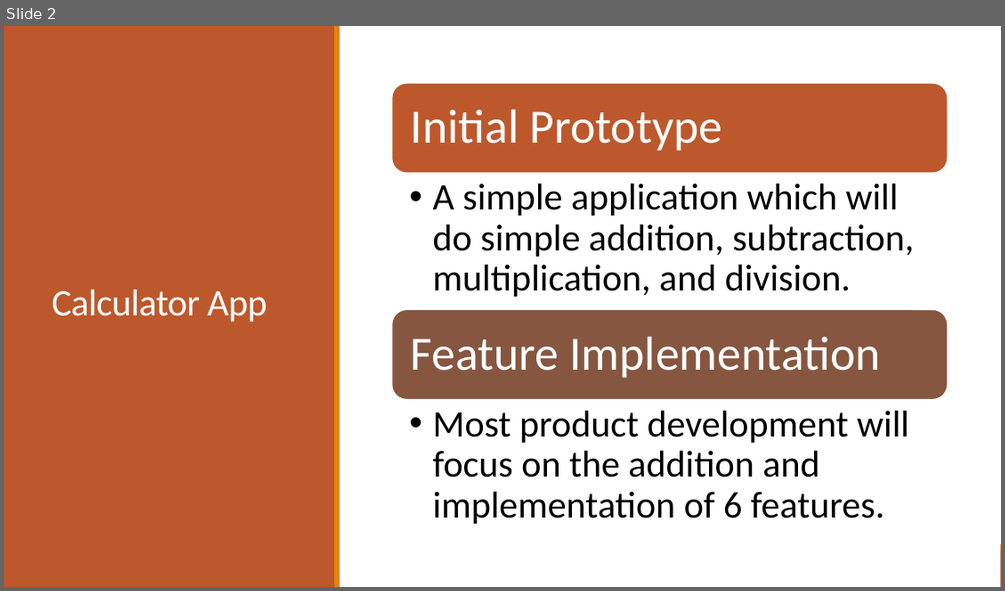
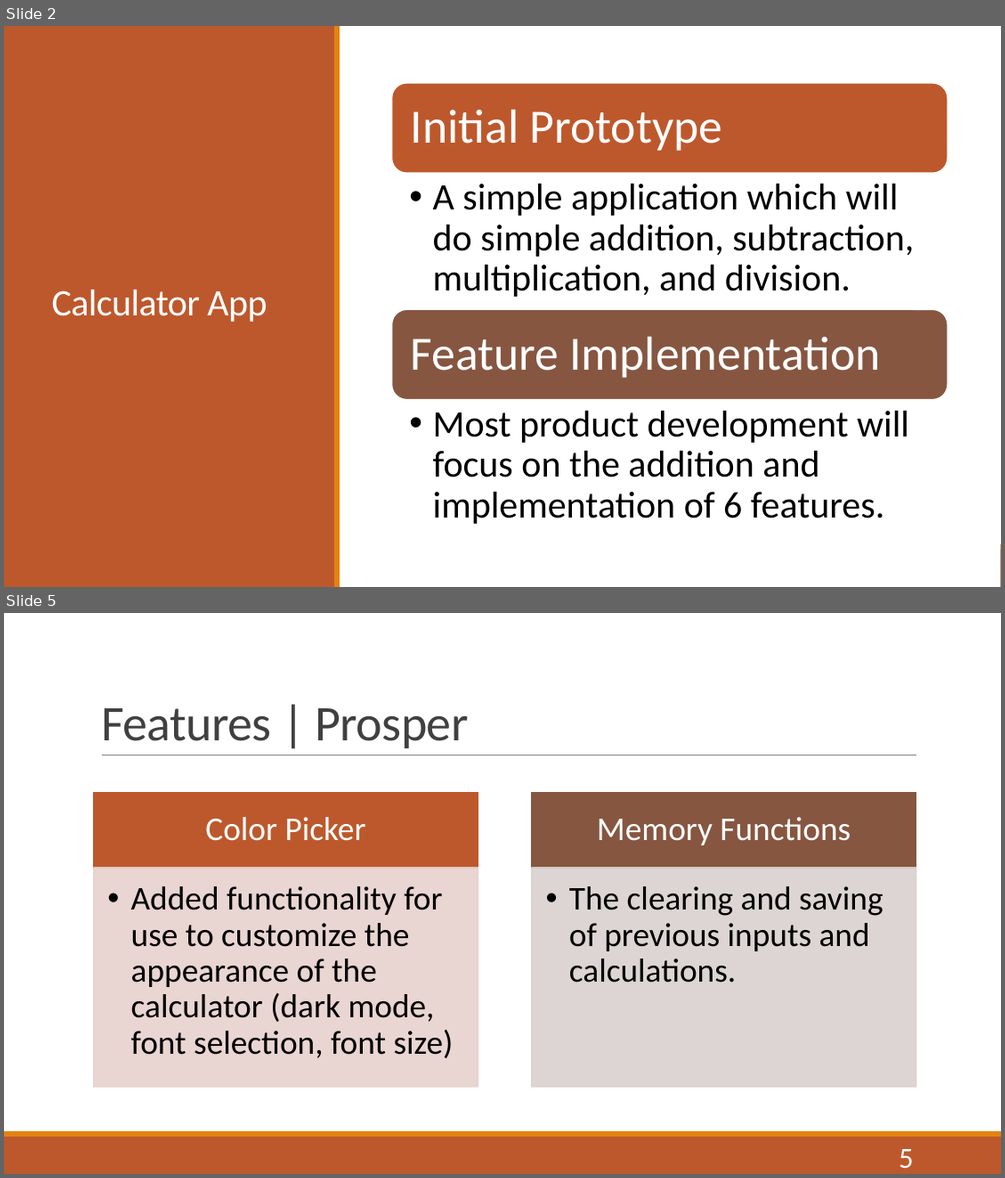
Before and after one commit to jibunorp2/ASE456-Group-Project, a slide deck: docs/presentation/PowerRangers_presentation1.pptx. Shown one above the other, each under a label of ours: slide 2 before the commit, slides 2 and 5 after it; the slides between them are not shown. The pictures are 1005x591 and 1005x1178 pixels, drawn with LibreOffice and Linux fonts; fonts in the diff are those of the drawing. Boxes give left, top, right and bottom in pixels: in the first picture for what was removed or moved away, otherwise in the second. Text is boxed around its words. In the diff, an @@ line names an element or a change of style, - is before the commit and + after.

```diff
--- a/docs/presentation/PowerRangers_presentation1.pptx
+++ b/docs/presentation/PowerRangers_presentation1.pptx
@@ slide 5 added at bbox=[4, 613, 1001, 1174], background #FFFFFF; not listed: 2 template elements that a slide beside it also shows @@
@@ title added at bbox=[101, 708, 469, 748], 48 pt, text #404040 @@
+Features | Prosper
@@ line added from (102, 755) to (917, 755), #808080 0.5 pt @@
@@ group added at bbox=[94, 793, 916, 1086]: 4 rectangles, 4 texts @@
+Color Picker
+  • Added functionality for use to customize the appearance of the calculator (dark mode, font selection, font size)
+Memory Functions
+  • The clearing and saving of previous inputs and calculations.
@@ page number added at bbox=[898, 1149, 914, 1167], 28 pt, text #FFFFFF @@
+5
```
Also in this commit, not shown: 5 slides changed, 3 other files.
